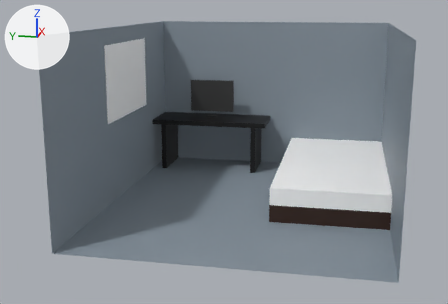
One commit to the glTF model public/models/interactive-room.glb: the scene before it, then after it.
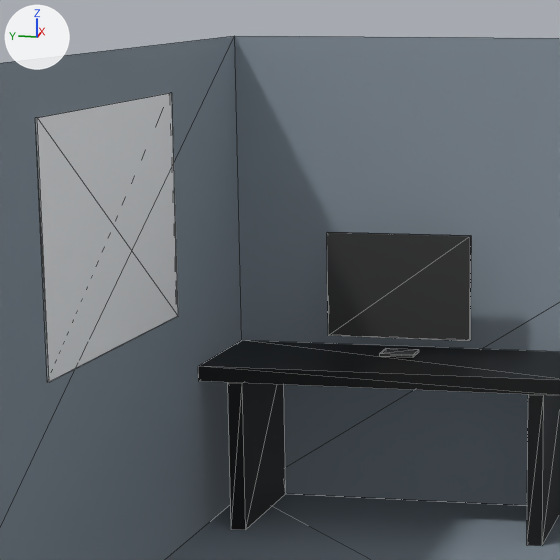
Each version is shown whole from a camera (50 mm lens) standing at (-23.97, -3.92, 7.37) and looking at (-2.47, 0.37, 2.0), then close up on the part from 21% to 58% of the width and 3% to 58% of the height. Lighting does not change. The marker at upper left points along +X, +Y and +Z. The last two pictures show the newer version. The close-ups show mesh edges as thin lines. Where no turn or scale is listed for an object, it has been applied to the vertices.

In view in the first close-up: 'floor', 'front-wall', 'left-leg', 'left-wall', 'right-leg', 'screen', 'tabletop', 'whiteboard' and 1 more.
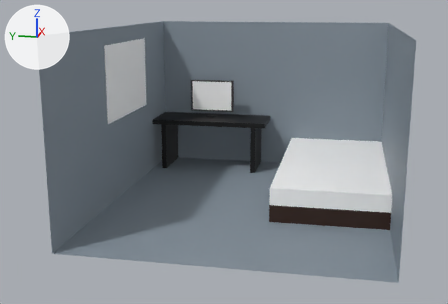
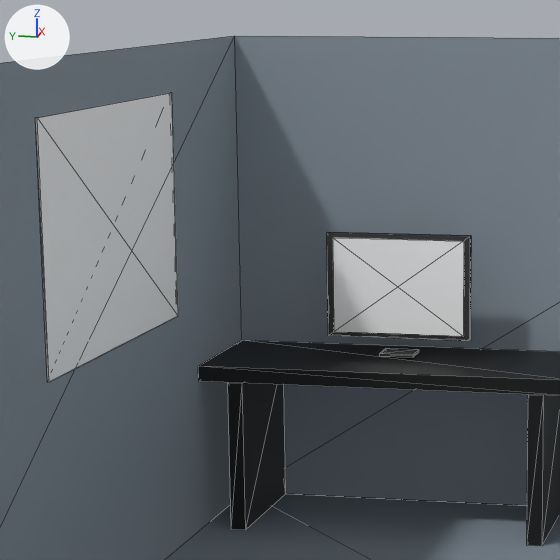
Boxes [x1, y1, x2, y2] around the edits, measured in the close-ups (560 x 560 px):
'display', added
    after: [333, 238, 464, 336]
'screen', unchanged, covered by the edit
    both: [327, 232, 471, 341]

Edits to the bpy script that builds the scene:
```text
Add me_cube_008:
    me_cube_008.from_pydata(...)  # a box spanning x -0.03..0.03, y -0.89..0.89, z -0.64..0.64
    me_cube_008.materials.append(mat_whiteboard)  # white #ffffff
Add ob_display:
    ob_display = bpy.data.objects.new('display', me_cube_008)
    ob_display.location = (3.25, 2.07, 3.15)
```
